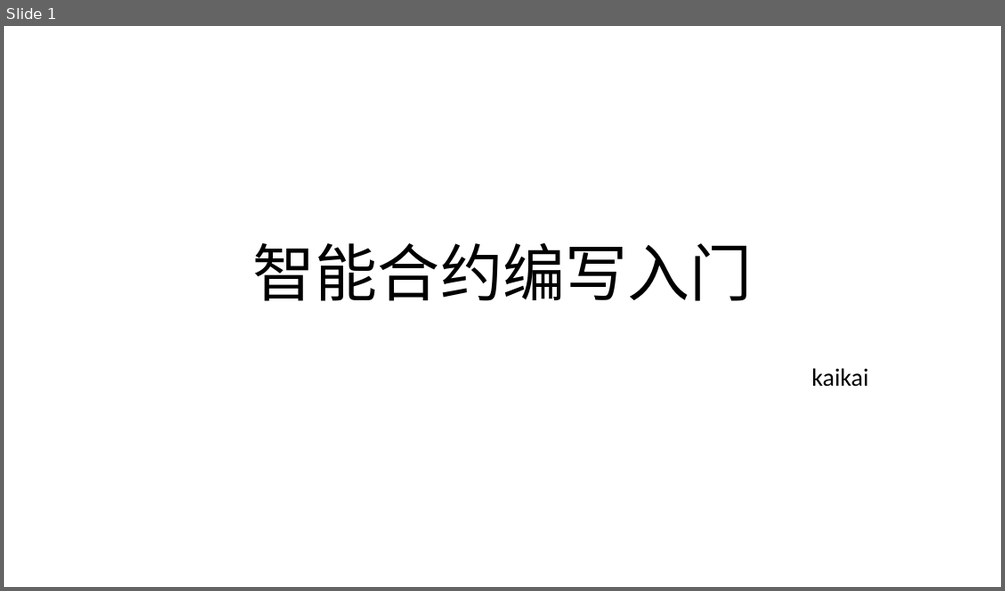
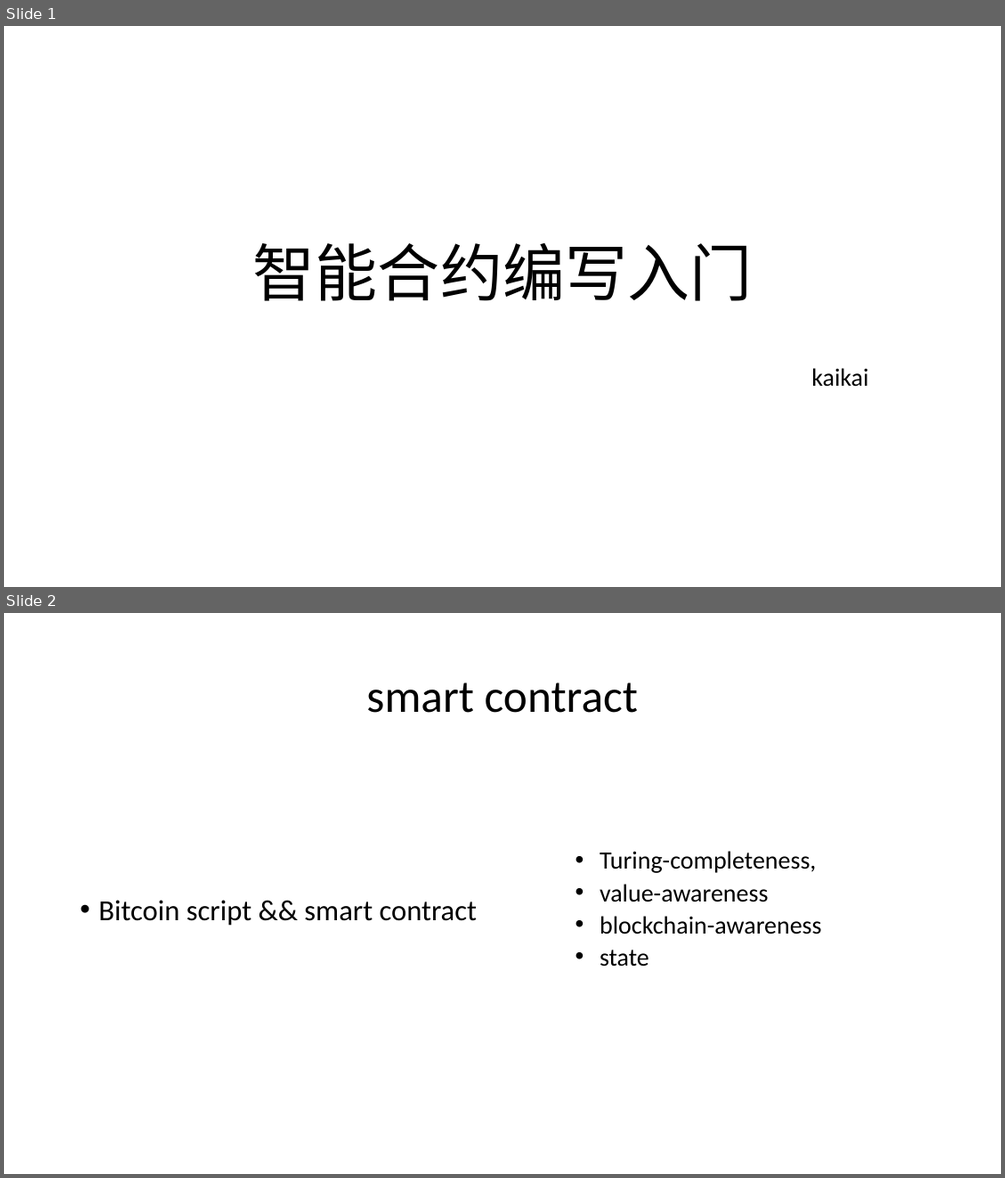
Before and after one commit to kaikai1024/ethereum-me, a slide deck: 智能合约编写入门.pptx. Shown one above the other, each under a label of ours: slide 1 before the commit, slides 1 and 2 after it. The pictures are 1005x591 and 1005x1178 pixels, drawn with LibreOffice and Linux fonts; fonts in the diff are those of the drawing. Boxes give left, top, right and bottom in pixels: in the first picture for what was removed or moved away, otherwise in the second. Text is boxed around its words. In the diff, an @@ line names an element or a change of style, - is before the commit and + after.

```diff
--- a/智能合约编写入门.pptx
+++ b/智能合约编写入门.pptx
@@ slide 2 added at [4,613,1001,1174], background #FFFFFF @@
@@ title added at [366,682,638,713], 44 pt, text #000000 @@
+smart contract
@@ text added at [599,851,822,966], 24 pt, text #000000 @@
+  • Turing-completeness,
+  • value-awareness
+  • blockchain-awareness
+  • state
@@ text added at [98,900,477,925], 28 pt, text #000000 @@
+• Bitcoin script && smart contract
```
Also in this commit, not shown: 2 other slides added, 1 slide removed.
